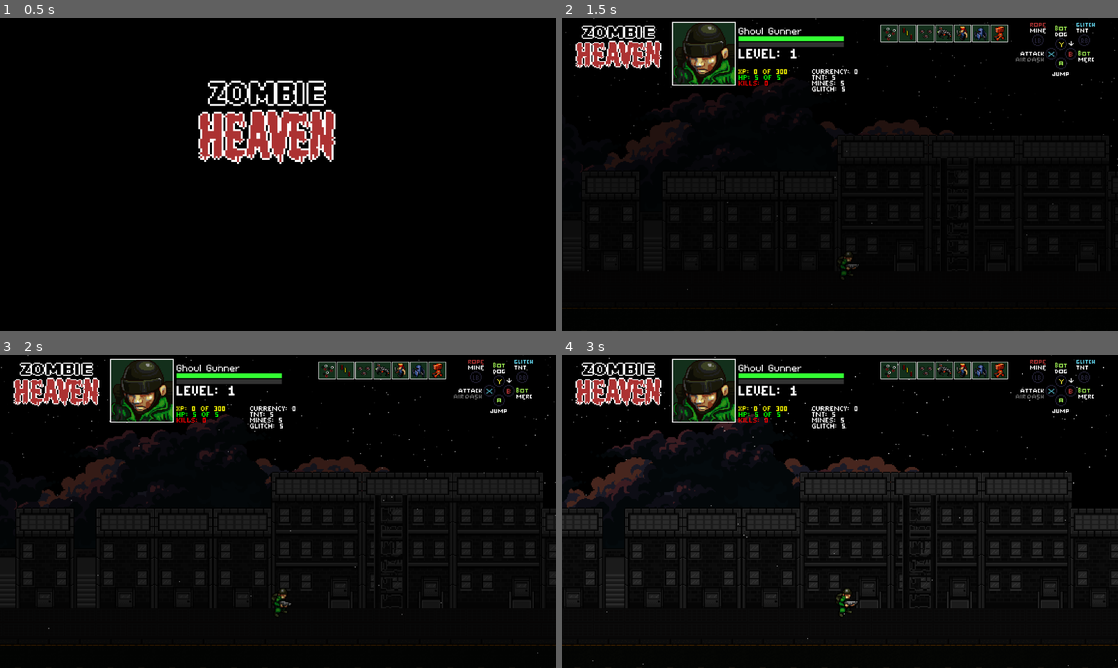
Above: before the commit, frames 1-4 (two rows, left to right).
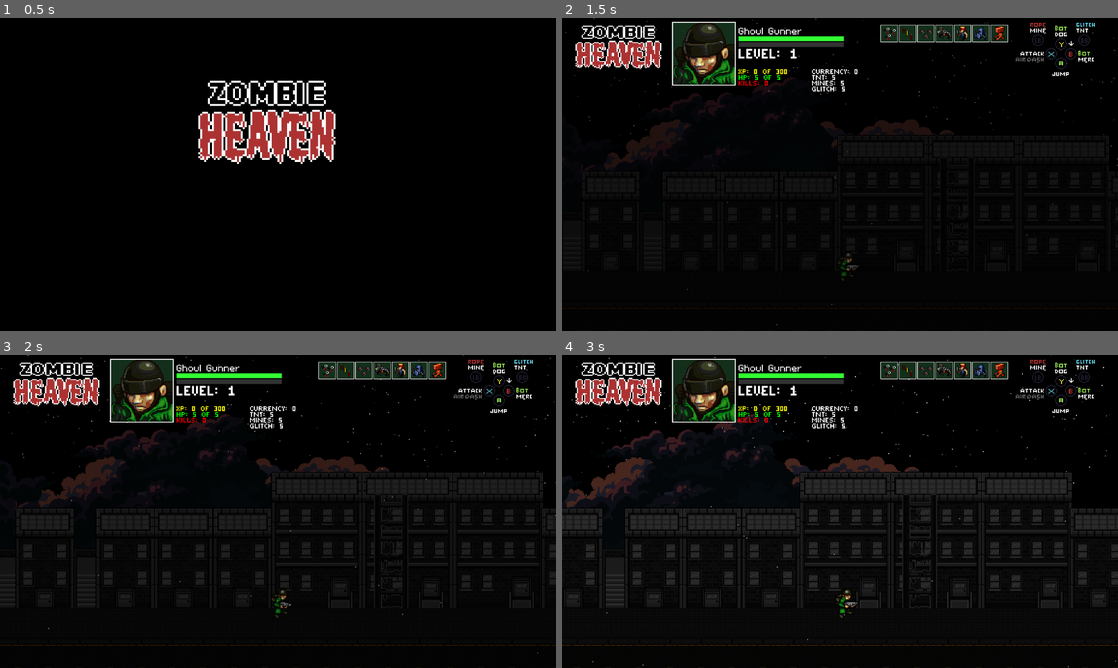
Above: after the commit, the same moments.

Repository: Tekknobot/ZombieSlug
Game: Godot game, scene res://Scenes/Titlescreen.tscn
Two runs of this game, one before a commit and one after it. Both use one fixed random seed, a clock stepped at 60 frames per second and the inputs below.
Inputs:
- Up to frame 1 (0.5 s): no input
- Up to frame 2 (1.5 s): tap Enter (ui_accept) at 0.5, 0.77 s; hold Right (ui_right) 0.53-1.28 s; hold Down (ui_down) from 1.28 s (still down)
- Up to frame 3 (2 s): keep holding Down (ui_down); tap Enter (ui_accept) at 1.52 s
- Up to frame 4 (3 s): release Down (ui_down) at 2.03 s; hold Right (ui_right) 2.03-2.78 s; hold Up (ui_up) from 2.78 s (still down)

Frame 1 is identical in both runs. In frame 2, less than 0.1% of the frame differs, in the area x 19-100%, y 20-84%; in frame 3, 0.1%; in frame 4, 0.2%, in the area x 5-100%, y 2-100%.

Commit message:
Boss now deals proximity damage.

Diff:
--- a/Scenes/Sprites/soldier.tscn
+++ b/Scenes/Sprites/soldier.tscn
@@ -200,6 +200,7 @@
 }]
 
 [sub_resource type="CircleShape2D" id="CircleShape2D_n5t24"]
+radius = 9.0
 
 [sub_resource type="CircleShape2D" id="CircleShape2D_ndhyd"]
 
--- a/Scripts/Boss.gd
+++ b/Scripts/Boss.gd
@@ -52,6 +52,11 @@
 @export var lightning_damage: int       = 3
 
 @onready var attack_sfx: AudioStreamPlayer2D = $AttackSfx
+
+@export var proximity_radius: float       = 32.0    # how close the Player must be to get hurt
+@export var proximity_cooldown: float     = 0.1     # in seconds, between consecutive hits
+
+var proximity_timer: Timer
 
 func _ready():
 	randomize()
@@ -82,6 +87,16 @@
 	pattern_timer.one_shot = false
 	add_child(pattern_timer)
 	pattern_timer.timeout.connect(Callable(self, "_next_pattern"))
+
+	# ─── create the proximity‐damage timer ───────────────────
+	proximity_timer = Timer.new()
+	proximity_timer.wait_time = proximity_cooldown
+	proximity_timer.one_shot = false
+	add_child(proximity_timer)
+	proximity_timer.timeout.connect(Callable(self, "_on_proximity_timeout"))
+	# Don’t start it yet; we’ll start it once the Boss “wakes up” in _physics_process
+	# or you can start it right now if you want the check immediately:
+	proximity_timer.start()
 
 	set_process(true)
 	update_health_label()
@@ -401,3 +416,38 @@
 	anim.modulate = Color(1, 0, 0, 1)
 	await get_tree().create_timer(0.1).timeout
 	anim.modulate = orig
+
+func _on_proximity_timeout() -> void:
+	if is_dead:
+		return    # don’t damage after the boss is dead
+
+	# 1) Grab the Player (we assume there’s only one and it’s in group “Player”)
+	var players = get_tree().get_nodes_in_group("Player")
+	if players.is_empty():
+		return
+	var p = players[0] as CharacterBody2D
+	if p == null:
+		return
+
+	# 2) Check “same lane” (compare AnimatedSprite2D.z_index) so we don’t
+	#    damage a Player who’s on a different z_index (e.g. sidewalk vs. floor).
+	var p_sprite = p.get_node_or_null("AnimatedSprite2D") as AnimatedSprite2D
+	if p_sprite == null:
+		return
+	if p_sprite.z_index != z_index:
+		return
+
+	# 3) Check “within proximity_radius”
+	var dist = global_position.distance_to(p.global_position)
+	if dist > proximity_radius:
+		return
+
+	# 4) Optionally require the Player to be “on_floor()” (so they only take
+	#    ground damage if they’re actually standing). Remove this check if you
+	#    want them to be hurt even in mid‐air.
+	if not p.is_on_floor():
+		return
+
+	# 5) Finally, deal damage
+	if p.has_method("take_damage"):
+		p.take_damage(attack_damage)
--- a/Scripts/soldier.gd
+++ b/Scripts/soldier.gd
@@ -646,20 +646,6 @@
 func _on_attack_cooldown_finished() -> void:
 	# timer has elapsed → we can fire again
 	attack_ready = true
-
-func _on_hitbox_body_entered(body: Node) -> void:
-	if not is_invincible:
-		return
-
-	# 1) if it’s a zombie, deal star_damage
-	if body.is_in_group("Zombie") and body.has_method("take_damage"):
-		body.take_damage(star_damage)
-
-	# 2) if it’s a mine, trigger its explosion immediately
-	elif body.is_in_group("Mine"):
-		# your mine script defines `_explode()`
-		if body.has_method("_explode"):
-			body._explode()
 
 func apply_star(duration: float, damage: int) -> void:
 	if is_invincible:
--- a/Scripts/zombie.gd
+++ b/Scripts/zombie.gd
@@ -285,10 +285,6 @@
 		if shape is CollisionShape2D:
 			shape.disabled = true
 
-	# 6) if you also have an Area2D hitbox, disable its monitoring
-	if has_node("Hitbox"):
-		$Hitbox.monitoring = false
-
 func _do_chain_reaction() -> void:
 	# Track which zombies we’ve already struck
 	var visited: Array[CharacterBody2D] = [ self ]
@@ -316,7 +312,7 @@
 				# Spawn the bolt
 				_spawn_chain_bolt(src_pos, other.global_position)
 				# Deal chain damage
-				other.take_damage(max_health/4)
+				other.take_damage(attack_damage)
 
 				# Remember we’ve hit this one
 				visited.append(other)
